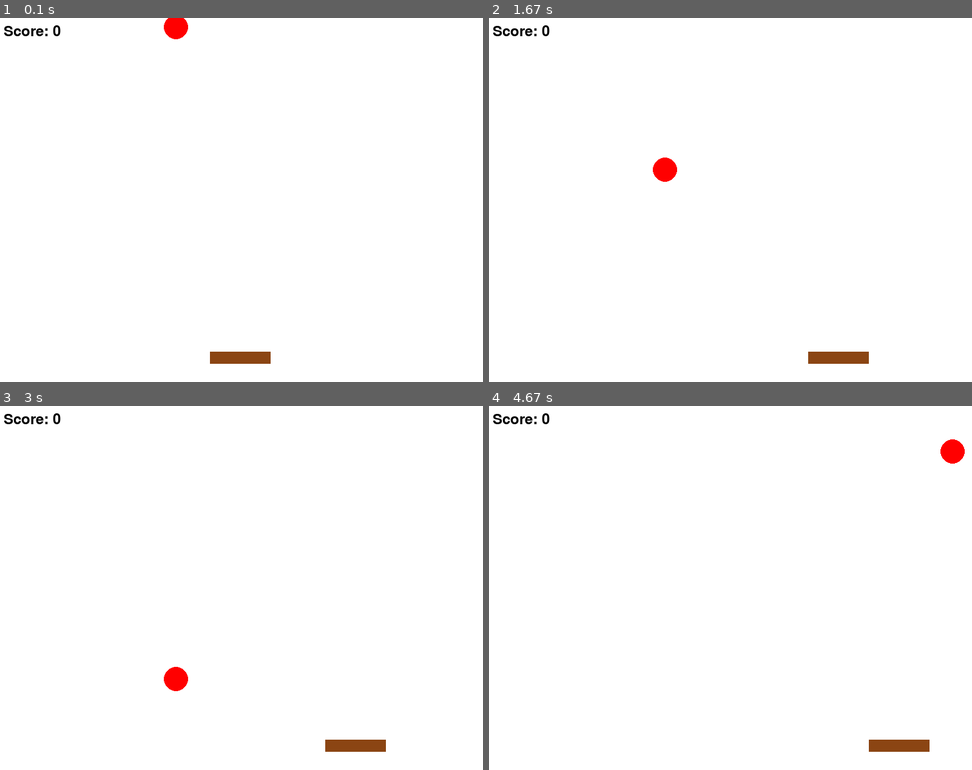
Above: before the commit, frames 1-4 (two rows, left to right).
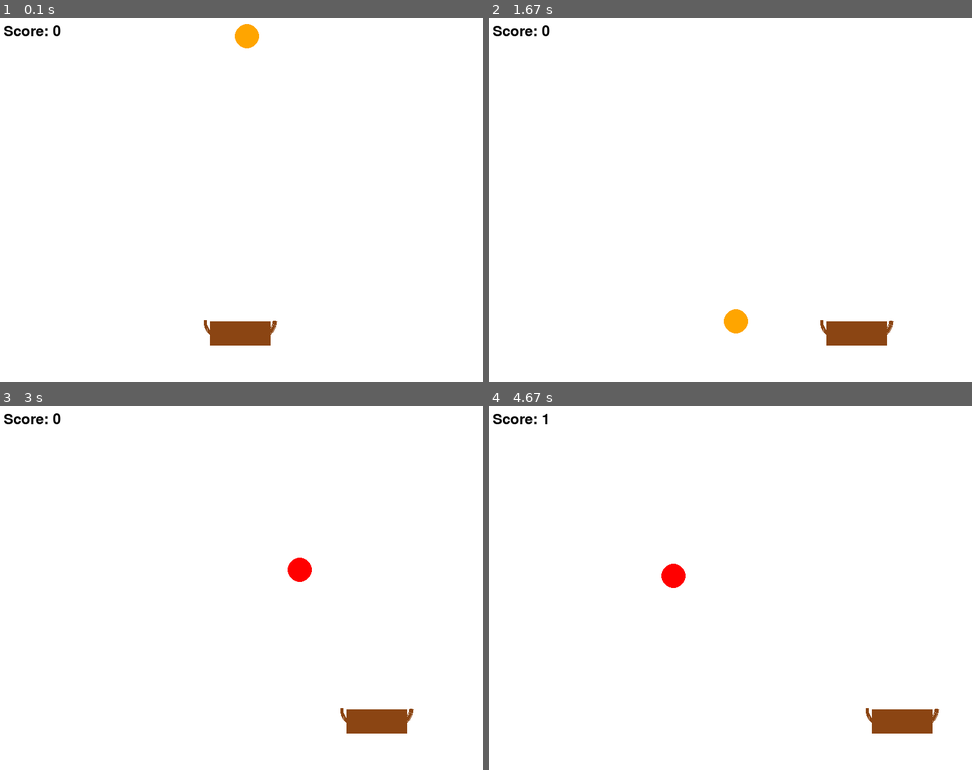
Above: after the commit, the same moments.

Repository: zayanalkhalaf/pygame
Game: pygame game, started from catch_apples.py
Same seed, same stepped clock (60 frames per second), same inputs: the game is played once before the commit and once after it.
Inputs:
- Up to frame 1 (0.1 s): no input
- Up to frame 2 (1.67 s): hold Right 0.33-0.8 s; hold Right 0.83-1.3 s; hold Left from 1.33 s (still down)
- Up to frame 3 (3 s): release Left at 1.87 s; hold Left 1.9-2.3 s; hold Right 2.33-2.97 s
- Up to frame 4 (4.67 s): hold Left 3-3.47 s; hold Right 3.5-3.97 s; hold Right 4-4.47 s; hold Left from 4.5 s (still down)

The runs differ from the first frame. In frame 1, 1.8% of the frame differs, in the area x 33-58%, y 0-95%; in frame 2, 1.8%; in frame 3, 1.8%; in frame 4, 1.9%, in the area x 10-99%, y 2-95%.

Commit message:
Add files via upload

Diff:
--- a/catch_apples.py
+++ b/catch_apples.py
@@ -16,43 +16,60 @@
 GREEN = (0, 255, 0)
 BROWN = (139, 69, 19)
 
+# Define fruit colors
+FRUIT_COLORS = [RED, GREEN, (255, 165, 0), (255, 255, 0)]  # Red (apple), Green (lime), Orange, Yellow (banana)
+
 # Set up display
 screen = pygame.display.set_mode((SCREEN_WIDTH, SCREEN_HEIGHT))
-pygame.display.set_caption("Catch the Falling Apples")
+pygame.display.set_caption("Catch the Falling Fruits")
 clock = pygame.time.Clock()
 
 # Basket settings
 BASKET_WIDTH = 100
-BASKET_HEIGHT = 20
+BASKET_HEIGHT = 40
 basket_x = (SCREEN_WIDTH - BASKET_WIDTH) // 2
-basket_y = SCREEN_HEIGHT - 50
-basket_speed = 10
+basket_y = SCREEN_HEIGHT - 100
+basket_speed = 15
 
 # Apple settings
 APPLE_RADIUS = 20
-apple_speed = 5
+apple_speed = 10
 apples = []
 
 # Score
 score = 0
 font = pygame.font.Font(None, 36)
 
-# Function to create apples
-def create_apple():
+# Function to create apples (now fruits)
+def create_fruit():
     x = random.randint(APPLE_RADIUS, SCREEN_WIDTH - APPLE_RADIUS)
     y = -APPLE_RADIUS
-    apples.append(pygame.Rect(x, y, APPLE_RADIUS * 2, APPLE_RADIUS * 2))
+    color = random.choice(FRUIT_COLORS)  # Randomly select a fruit color
+    fruit = {"rect": pygame.Rect(x, y, APPLE_RADIUS * 2, APPLE_RADIUS * 2), "color": color}
+    apples.append(fruit)
 
 # Function to draw text
 def draw_text(text, color, x, y):
     text_surface = font.render(text, True, color)
     screen.blit(text_surface, (x, y))
 
+# Draw basket
+def draw_basket(x, y, width, height):
+    # Draw the basket base (rectangle)
+    pygame.draw.rect(screen, BROWN, (x, y, width, height))
+
+    # Draw the basket handle (arc)
+    pygame.draw.arc(
+        screen, BROWN,
+        (x - 10, y - height, width + 20, height * 2),
+        3.14, 0, 5  # Arc from left to right
+    )
+
 # Game loop
 def game_loop():
     global basket_x, score, apple_speed
     apples.clear()
-    create_apple()
+    create_fruit()
     running = True
 
     while running:
@@ -70,29 +87,28 @@
         if keys[pygame.K_RIGHT] and basket_x < SCREEN_WIDTH - BASKET_WIDTH:
             basket_x += basket_speed
 
-        # Update apple positions
-        for apple in apples:
-            apple.y += apple_speed
-            if apple.y > SCREEN_HEIGHT:
-                apples.remove(apple)
-                create_apple()
+        # Update fruit positions
+        for fruit in apples:
+            fruit["rect"].y += apple_speed
+            if fruit["rect"].y > SCREEN_HEIGHT:
+                apples.remove(fruit)
+                create_fruit()
 
-        # Check for catching apples
+        # Check for catching fruits
         basket_rect = pygame.Rect(basket_x, basket_y, BASKET_WIDTH, BASKET_HEIGHT)
-        for apple in apples:
-            if basket_rect.colliderect(apple):
-                apples.remove(apple)
+        for fruit in apples:
+            if basket_rect.colliderect(fruit["rect"]):
+                apples.remove(fruit)
                 score += 1
-                create_apple()
-                if score % 10 == 0:  # Increase speed every 10 points
-                    apple_speed += 1
+                apple_speed += 0.2  # Increase speed slightly with every caught fruit
+                create_fruit()
 
         # Draw basket
-        pygame.draw.rect(screen, BROWN, basket_rect)
+        draw_basket(basket_x, basket_y, BASKET_WIDTH, BASKET_HEIGHT)
 
-        # Draw apples
-        for apple in apples:
-            pygame.draw.circle(screen, RED, apple.center, APPLE_RADIUS)
+        # Draw fruits
+        for fruit in apples:
+            pygame.draw.circle(screen, fruit["color"], fruit["rect"].center, APPLE_RADIUS)
 
         # Display score
         draw_text(f"Score: {score}", BLACK, 10, 10)
